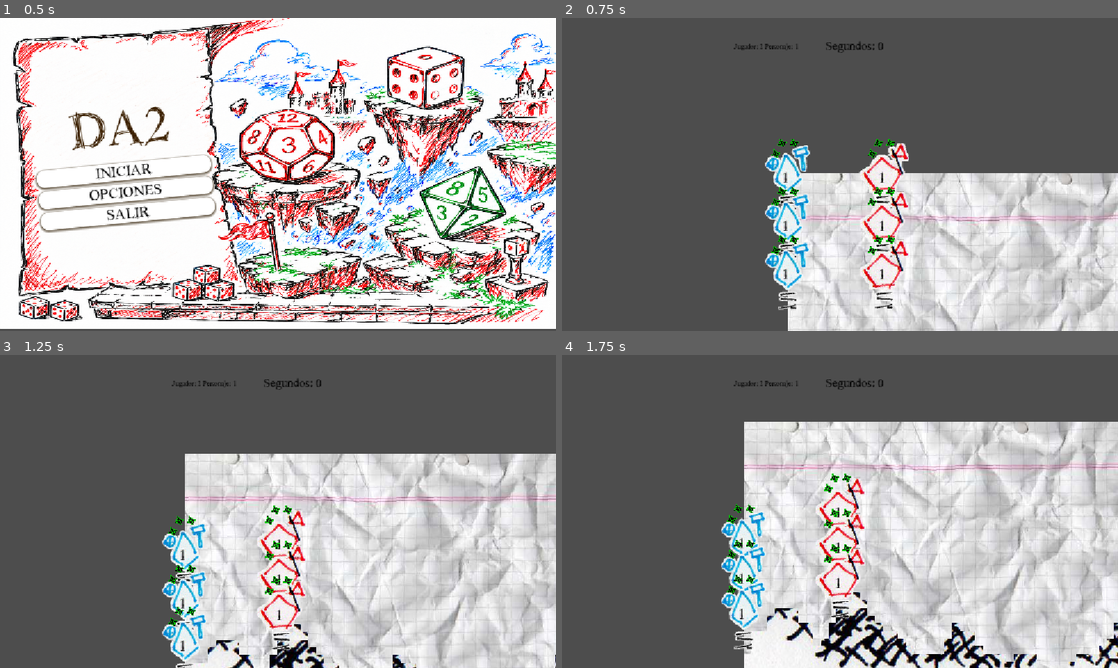
Above: before the commit, frames 1-4 (two rows, left to right).
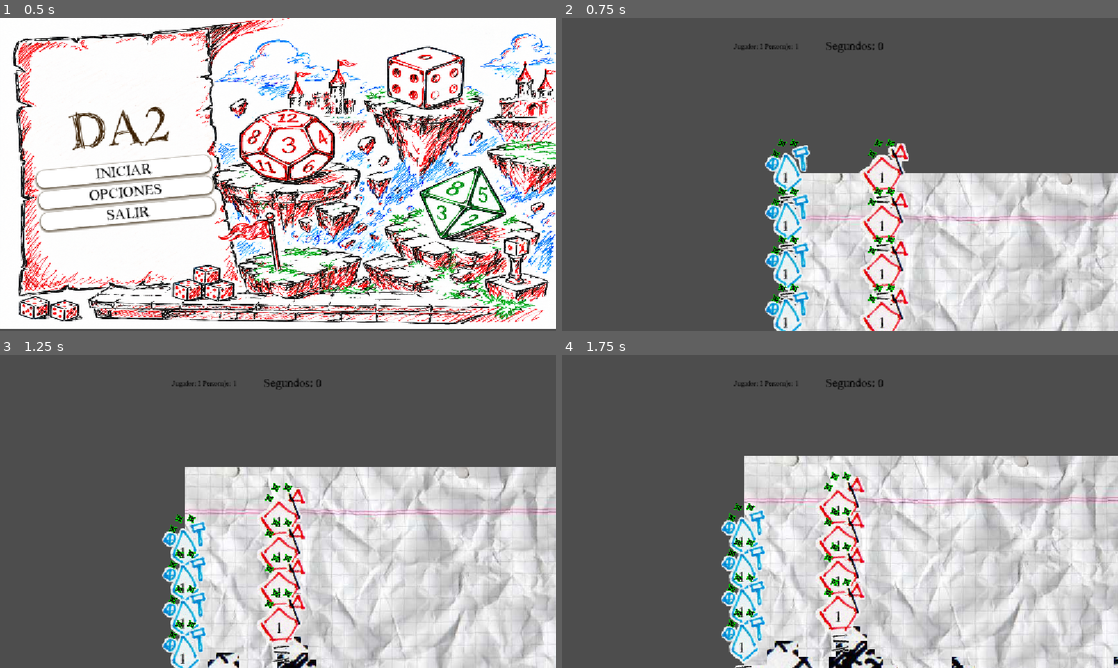
Above: after the commit, the same moments.

Repository: Pablo7776/Motores_Graficos
Game: Godot game, scene res://Escenas/menu_principal.tscn
The game is run twice, just before and just after one commit, with the same random seed, the same clock (stepped at 60 frames per second) and the same inputs. The engine's default icon, where the game draws it, is replaced by a stand-in: a white triangle on a blue panel in a dark square.
Inputs (mouse positions are in pixels of both pictures, inside the frame that each line leads up to):
- Up to frame 1 (0.5 s): no input
- Up to frame 2 (0.75 s): click "INICIAR" at 0.5 s
- Up to frame 3 (1.25 s): no input
- Up to frame 4 (1.75 s): move the mouse to (962, 495) at 1.27 s; hold Right (mover_derecha) from 1.28 s (still down); click (962, 495) at 1.35 s; tap Space (saltar) at 1.52 s

Frame 1 is identical in both runs. In frame 2, 1.1% of the frame differs, in the area x 36-63%, y 84-100%; in frame 3, 20%; in frame 4, 30%, in the area x 28-100%, y 21-100%.

Commit message:
iniciar desde menu inicio
ahora la cantidad de jugadores y personajes se determina en el menu de inicio.
para pasar el valor de esas variables se usò script autoload

Diff:
--- a/da-2-zafarrancho/Escenas/MenuScripts/menu_principal.gd
+++ b/da-2-zafarrancho/Escenas/MenuScripts/menu_principal.gd
@@ -21,7 +21,8 @@
 #Botones del menú
 
 func _on_iniciar_pressed() -> void:
-	iniciar.emit()
+	DatosPartida.jugadores = 2
+	DatosPartida.personajes = 4
 	get_tree().change_scene_to_file("res://juego/main.tscn")
 
 func _on_ajustes_pressed() -> void:
--- /dev/null
+++ b/da-2-zafarrancho/Scripts/DatosPartida.gd
@@ -0,0 +1,4 @@
+extends Node
+
+var jugadores := 0
+var personajes := 0
--- a/da-2-zafarrancho/juego/main.gd
+++ b/da-2-zafarrancho/juego/main.gd
@@ -4,4 +4,4 @@
 signal iniciar
 
 func _ready() -> void:
-	iniciar.emit(2, 3)  #✨Armado en Clase
+	iniciar.emit(DatosPartida.jugadores, DatosPartida.personajes)  #✨Armado en Clase
--- a/da-2-zafarrancho/project.godot
+++ b/da-2-zafarrancho/project.godot
@@ -22,6 +22,7 @@
 [autoload]
 
 MusicManager="*uid://dt3e6wkui2x4f"
+DatosPartida="*uid://dvd3kufhc23ug"
 
 [display]
 
Not shown, added: da-2-zafarrancho/Scripts/DatosPartida.gd.uid
Not shown: 1 places in da-2-zafarrancho/juego/main.tscn that only renumber resources
